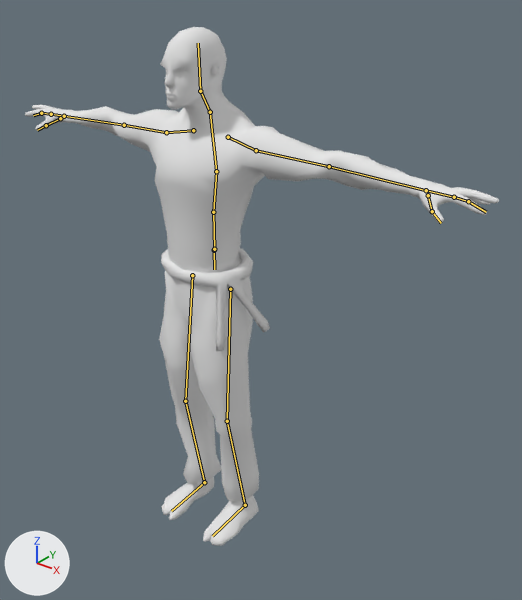
The Blender file Assets/Project Assets/Models/Worker.blend: old version first, new version second.
One viewpoint serves both versions: a 50 mm camera at (1.56, -1.65, 2.04) aimed at (0.18, 0.07, 0.97). The lights are fixed; the arrows at lower left show +X, +Y and +Z. The bones that bend it are drawn over the model as lines.

Objects in the first picture: 'Worker'.
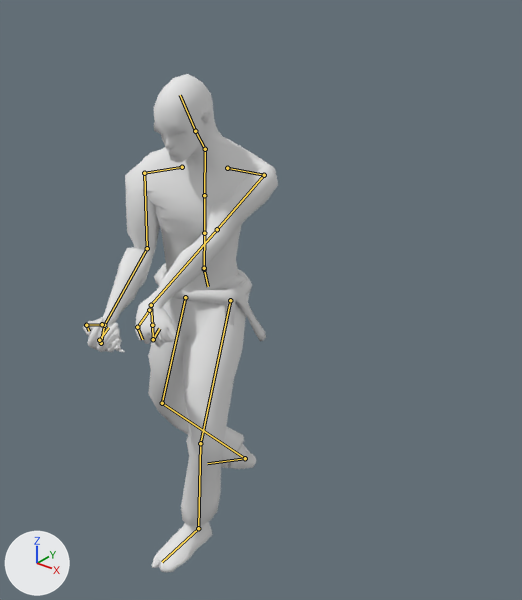
The newer file adds an action. The first version stands in its rest pose; the second is drawn at frame 8 of the action 'Worker_Cutting'.

Boxes (x1, y1, x2, y2) around the edits, measured in the pictures (522 x 600 px):
'Worker', posed (59% narrower): before (25, 27, 499, 546); after (83, 74, 278, 572)
bone 'Pelvis', root to tip: before (214, 250) to (214, 269); after (204, 269) to (208, 286)
bone 'Spine1', root to tip: before (214, 249) to (213, 212); after (204, 268) to (204, 233)
bone 'Spine2', root to tip: before (213, 212) to (216, 171); after (204, 233) to (204, 195)
bone 'Spine3', root to tip: before (216, 171) to (210, 112); after (204, 195) to (205, 149)
bone 'Finger1.L', root to tip: before (454, 197) to (468, 201); after (152, 325) to (153, 339)
bone 'Finger2.L', root to tip: before (468, 201) to (486, 212); after (153, 339) to (159, 328)
bone 'Thoe2.L', root to tip: before (432, 211) to (441, 223); after (137, 327) to (142, 339)
bone 'Finger1.R', root to tip: before (51, 114) to (41, 113); after (101, 343) to (99, 340)
bone 'Finger2.R', root to tip: before (41, 113) to (33, 115); after (99, 340) to (108, 327)
bone 'Thoe2.R', root to tip: before (46, 125) to (37, 130); after (86, 325) to (89, 331)
bone 'neck', root to tip: before (210, 112) to (200, 91); after (205, 149) to (195, 131)
bone 'Head', root to tip: before (200, 91) to (198, 43); after (195, 131) to (180, 95)

The change, as a diff of the scene's bpy script:
```diff
--- a/Assets/Project Assets/Models/Worker.blend.py
+++ b/Assets/Project Assets/Models/Worker.blend.py
@@ bone_pevis_ik @@
 bone_pevis_ik = bpy.data.objects['Armature'].pose.bones['Pevis_IK']
-bone_pevis_ik.location = (0.0, 0.0, 0.0)
-bone_pevis_ik.rotation_quaternion = (1.0, 0.0, 0.0, 0.0)  # degrees (0, 0, 0)
+bone_pevis_ik.location = (-0.316, -0.174, 0.09)
+bone_pevis_ik.rotation_quaternion = (0.881, 0.0, 0.0, 0.473)  # degrees (0, 0, 56)
@@ bone_pelvis @@
 bone_pelvis = bpy.data.objects['Armature'].pose.bones['Pelvis']  # child of 'Pevis_IK'
-bone_pelvis.location = (0.0, 0.0, 0.0)
-bone_pelvis.rotation_quaternion = (1.0, 0.0, 0.0, 0.0)  # degrees (0, 0, 0)
+bone_pelvis.location = (-0.018, 0.0, -0.027)
+bone_pelvis.rotation_quaternion = (0.787, 0.093, -0.61, 0.008)  # degrees (30, -74, -22)
@@ bone_spine1 @@
 bone_spine1 = bpy.data.objects['Armature'].pose.bones['Spine1']  # child of 'Pevis_IK'
-bone_spine1.location = (0.0, 0.0, 0.0)
-bone_spine1.rotation_quaternion = (1.0, 0.0, 0.0, 0.0)  # degrees (0, 0, 0)
+bone_spine1.location = (0.02, 0.0, -0.03)
+bone_spine1.rotation_quaternion = (0.776, 0.015, 0.631, 0.023)  # degrees (14, 78, 15)
@@ bone_spine2 @@
 bone_spine2 = bpy.data.objects['Armature'].pose.bones['Spine2']  # child of 'Spine1'
-bone_spine2.rotation_quaternion = (1.0, 0.0, 0.0, 0.0)  # degrees (0, 0, 0)
+bone_spine2.rotation_quaternion = (0.943, -0.073, 0.323, -0.034)  # degrees (-12, 37, -8)
@@ bone_spine3 @@
 bone_spine3 = bpy.data.objects['Armature'].pose.bones['Spine3']  # child of 'Spine2'
-bone_spine3.rotation_quaternion = (1.0, 0.0, 0.0, 0.0)  # degrees (0, 0, 0)
+bone_spine3.rotation_quaternion = (0.986, -0.071, -0.14, -0.05)  # degrees (-8, -16, -5)
@@ bone_finger1_l @@
 bone_finger1_l = bpy.data.objects['Armature'].pose.bones['Finger1.L']  # child of 'Hand.L'
-bone_finger1_l.rotation_quaternion = (1.0, 0.0, 0.0, 0.0)  # degrees (0, 0, 0)
+bone_finger1_l.rotation_quaternion = (0.879, -0.04, -0.039, 0.474)  # degrees (-6, -2, 57)
@@ bone_finger2_l @@
 bone_finger2_l = bpy.data.objects['Armature'].pose.bones['Finger2.L']  # child of 'Finger1.L'
-bone_finger2_l.rotation_quaternion = (1.0, 0.0, 0.0, 0.0)  # degrees (0, 0, 0)
+bone_finger2_l.rotation_quaternion = (0.687, 0.124, 0.071, 0.713)  # degrees (16, -5, 91)
@@ bone_thoe2_l @@
 bone_thoe2_l = bpy.data.objects['Armature'].pose.bones['Thoe2.L']  # child of 'Thoe1.L'
-bone_thoe2_l.rotation_quaternion = (1.0, 0.0, 0.0, 0.0)  # degrees (0, 0, 0)
+bone_thoe2_l.rotation_quaternion = (0.949, 0.301, -0.088, -0.025)  # degrees (36, -9, -6)
@@ bone_finger1_r @@
 bone_finger1_r = bpy.data.objects['Armature'].pose.bones['Finger1.R']  # child of 'Hand.R'
-bone_finger1_r.rotation_quaternion = (1.0, 0.0, 0.0, 0.0)  # degrees (0, 0, 0)
+bone_finger1_r.rotation_quaternion = (0.879, -0.04, 0.039, -0.474)  # degrees (-6, 2, -57)
@@ bone_finger2_r @@
 bone_finger2_r = bpy.data.objects['Armature'].pose.bones['Finger2.R']  # child of 'Finger1.R'
-bone_finger2_r.rotation_quaternion = (1.0, 0.0, 0.0, 0.0)  # degrees (0, 0, 0)
+bone_finger2_r.rotation_quaternion = (0.687, 0.124, -0.071, -0.713)  # degrees (16, 5, -91)
@@ bone_thoe2_r @@
 bone_thoe2_r = bpy.data.objects['Armature'].pose.bones['Thoe2.R']  # child of 'Thoe1.R'
-bone_thoe2_r.rotation_quaternion = (1.0, 0.0, 0.0, 0.0)  # degrees (0, 0, 0)
+bone_thoe2_r.rotation_quaternion = (0.949, 0.301, 0.088, 0.025)  # degrees (36, 9, 6)
@@ bone_neck @@
 bone_neck = bpy.data.objects['Armature'].pose.bones['neck']  # child of 'Spine3'
-bone_neck.rotation_quaternion = (1.0, 0.0, 0.0, 0.0)  # degrees (0, 0, 0)
+bone_neck.rotation_quaternion = (0.957, 0.105, -0.173, -0.207)  # degrees (16, -17, -27)
@@ bone_head @@
 bone_head = bpy.data.objects['Armature'].pose.bones['Head']  # child of 'neck'
-bone_head.rotation_quaternion = (1.0, 0.0, 0.0, 0.0)  # degrees (0, 0, 0)
+bone_head.rotation_quaternion = (0.978, -0.205, -0.042, 0.02)  # degrees (-24, -4, 3)
@@ bone_hand_ik_l @@
 bone_hand_ik_l = bpy.data.objects['Armature'].pose.bones['Hand_IK.L']  # child of 'Pevis_IK'
-bone_hand_ik_l.location = (0.0, 0.0, 0.0)
-bone_hand_ik_l.rotation_quaternion = (1.0, 0.0, 0.0, 0.0)  # degrees (0, 0, 0)
+bone_hand_ik_l.location = (-0.336, -0.347, -0.152)
+bone_hand_ik_l.rotation_quaternion = (0.972, 0.116, 0.049, 0.199)  # degrees (14, 3, 23)
@@ bone_elbow_ik_l @@
 bone_elbow_ik_l = bpy.data.objects['Armature'].pose.bones['Elbow_IK.L']  # child of 'Pevis_IK'
-bone_elbow_ik_l.location = (0.0, 0.0, 0.0)
+bone_elbow_ik_l.location = (0.22, -0.072, -0.314)
@@ bone_elbow_ik_r @@
 bone_elbow_ik_r = bpy.data.objects['Armature'].pose.bones['Elbow_IK.R']  # child of 'Pevis_IK'
-bone_elbow_ik_r.location = (0.0, 0.0, 0.0)
+bone_elbow_ik_r.location = (-0.195, -0.366, -0.23)
@@ bone_hand_ik_r @@
 bone_hand_ik_r = bpy.data.objects['Armature'].pose.bones['Hand_IK.R']  # child of 'Pevis_IK'
-bone_hand_ik_r.location = (0.0, 0.0, 0.0)
-bone_hand_ik_r.rotation_quaternion = (1.0, 0.0, 0.0, 0.0)  # degrees (0, 0, 0)
+bone_hand_ik_r.location = (0.412, -1.125, -0.294)
+bone_hand_ik_r.rotation_quaternion = (-0.141, 0.153, 0.073, 0.976)  # degrees (6, -19, -165)
@@ bone_foot_ik_l @@
 bone_foot_ik_l = bpy.data.objects['Armature'].pose.bones['Foot_IK.L']
-bone_foot_ik_l.location = (0.0, 0.0, 0.0)
+bone_foot_ik_l.location = (-0.057, 0.211, -0.019)
@@ bone_foot_ik_r @@
 bone_foot_ik_r = bpy.data.objects['Armature'].pose.bones['Foot_IK.R']
-bone_foot_ik_r.location = (0.0, 0.0, 0.0)
-bone_foot_ik_r.rotation_quaternion = (1.0, 0.0, 0.0, 0.0)  # degrees (0, 0, 0)
+bone_foot_ik_r.location = (0.068, -0.185, -0.029)
+bone_foot_ik_r.rotation_quaternion = (0.807, 0.196, 0.053, 0.555)  # degrees (22, -8, 68)
@@ bone_knee_ik_r @@
 bone_knee_ik_r = bpy.data.objects['Armature'].pose.bones['Knee_IK.R']
-bone_knee_ik_r.location = (0.0, 0.0, 0.0)
+bone_knee_ik_r.location = (0.24, -0.768, 0.187)
@@ bone_knee_ik_l @@
 bone_knee_ik_l = bpy.data.objects['Armature'].pose.bones['Knee_Ik.L']
-bone_knee_ik_l.location = (0.0, 0.0, 0.0)
+bone_knee_ik_l.location = (-0.077, 0.021, -0.219)
```
